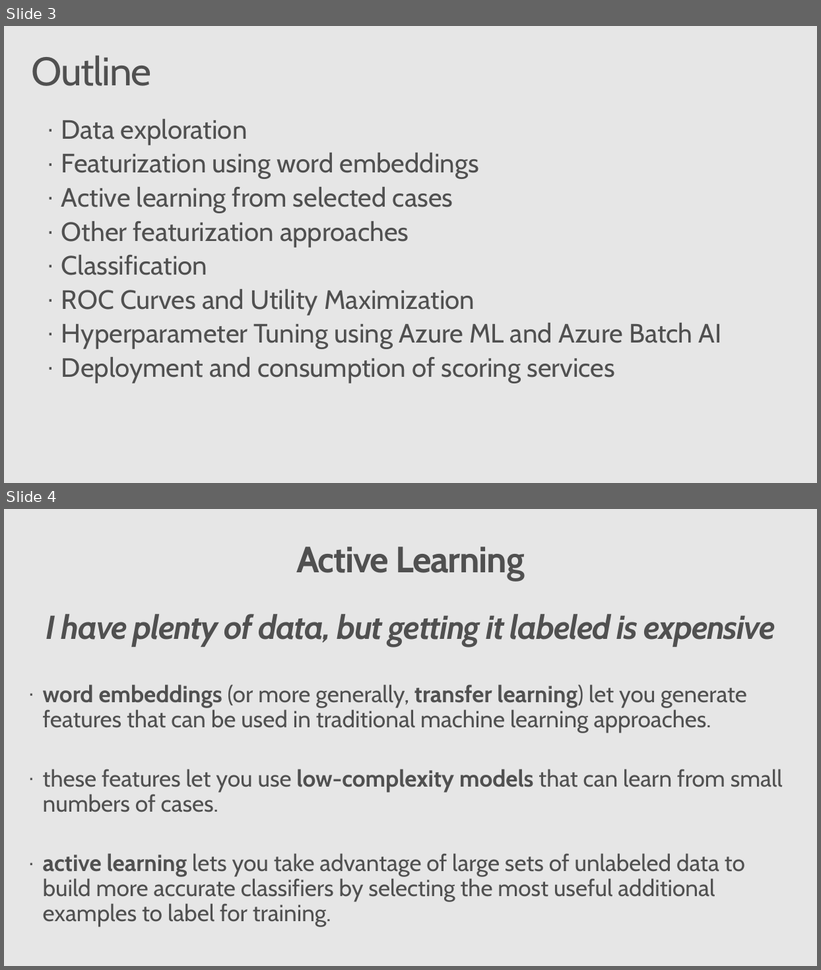
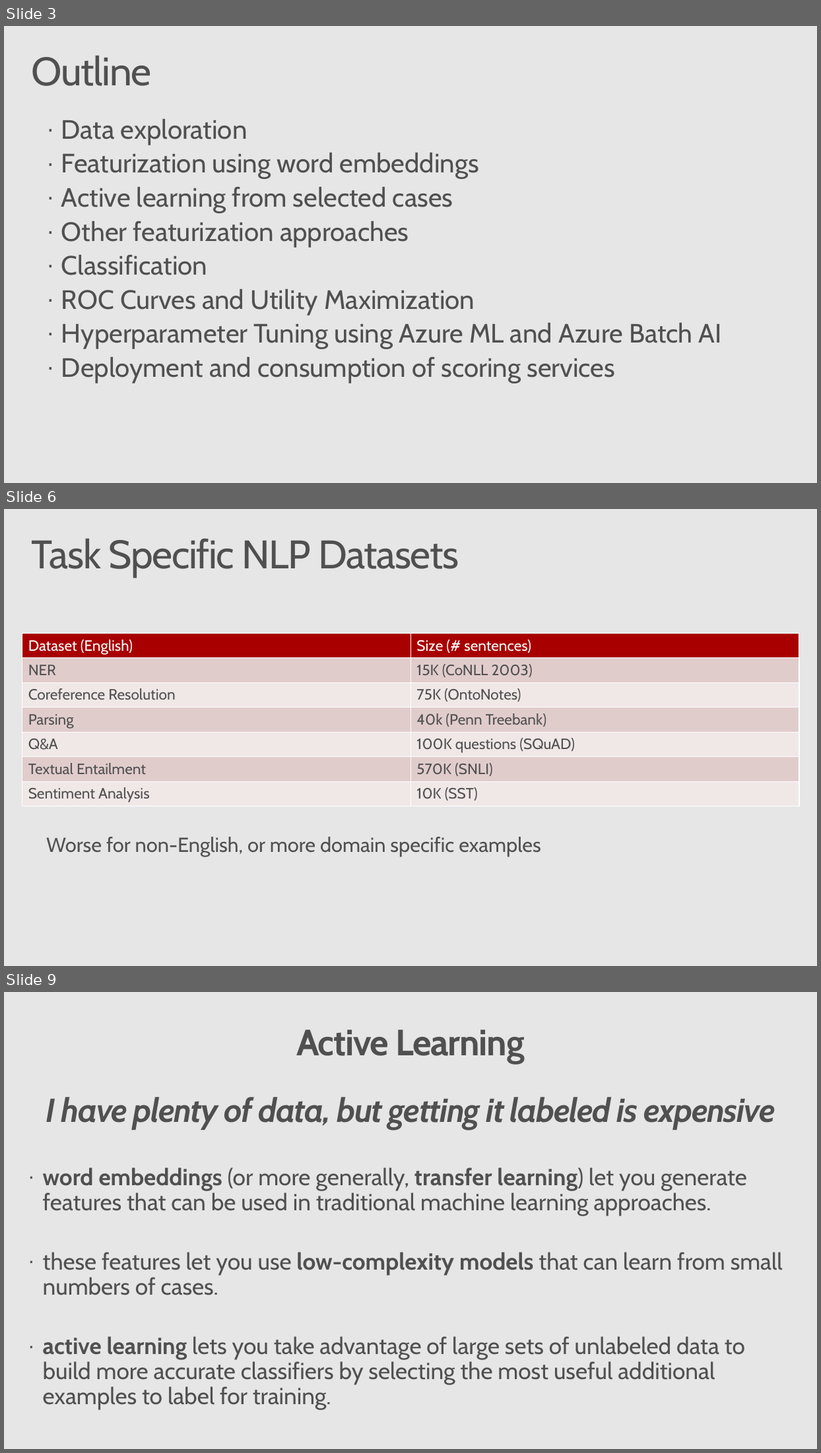
Before and after one commit to Azure/active-learning-workshop, a slide deck: active_learning_workshop.pptx. Shown one above the other, each under a label of ours: slides 3 and 4 before the commit, slides 3, 6 and 9 after it; the slides between them are not shown. The pictures are 821x970 and 821x1453 pixels, drawn with LibreOffice and Linux fonts; fonts in the diff are those of the drawing; background and template pictures are left out. Boxes give left, top, right and bottom in pixels: in the first picture for what was removed or moved away, otherwise in the second. Text is boxed around its words. In the diff, an @@ line names an element or a change of style, - is before the commit and + after.

```diff
--- a/active_learning_workshop.pptx
+++ b/active_learning_workshop.pptx
@@ slide 6 added at (4,509,817,966), background #E6E6E6 @@
@@ title added at (32,538,459,577), 48 pt, text #505050 @@
+Task Specific NLP Datasets
@@ table added at (22,633,799,807), 7 rows, 2 columns @@
+Dataset (English) | Size (# sentences)
+NER | 15K (CoNLL 2003)
+Coreference Resolution | 75K (OntoNotes)
+Parsing | 40k (Penn Treebank)
+Q&A | 100K questions (SQuAD)
+Textual Entailment | 570K (SNLI)
+Sentiment Analysis | 10K (SST)
@@ text added at (46,837,541,857), 24.5 pt, text #505050 @@
+Worse for non-English, or more domain specific examples
@@ what was slide 4 is now slide 9 @@
```
Also in this commit, not shown: 4 other slides added.
